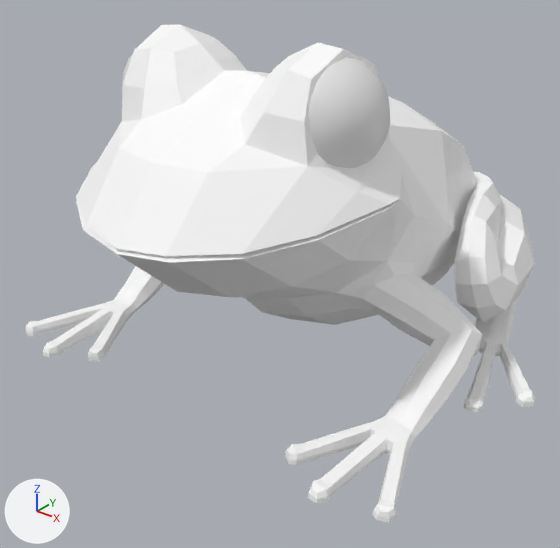
Two versions of the glTF model art/models/froggy/froggy.glb, one commit apart.
Both versions are drawn from a 50 mm lens placed at (0.759, -1.041, 0.724), pointed at (-0.009, -0.082, 0.13). Arrows for +X, +Y and +Z are at lower left; the lights stay in place. The picture after the commit comes second.

The first picture shows 'frogy_mesh', 'l_froggy_eye_mesh' and 1 more.
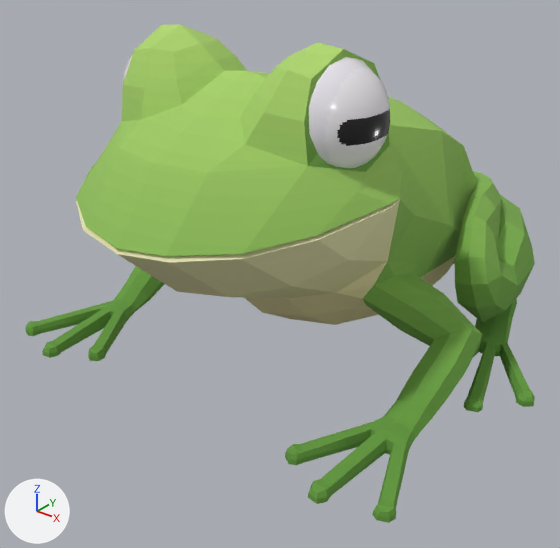
Where the change shows, as pixel boxes [x1, y1, x2, y2] in the pictures (560 x 548 px):
'frogy_mesh', recoloured (white to green): [25, 24, 535, 523] in both
'l_froggy_eye_mesh', recoloured (white to grey): [309, 57, 390, 168] in both

The edits, one by one:
Picture 'eye_tex' (img_eye_tex) is new.
Picture 'frogy_tex' (img_frogy_tex) is new.
Material 'eye_mat' (mat_eye_mat) is new.
Its texture is img_eye_tex.
Its roughness is 0.2.
Material 'froggy_mat' (mat_froggy_mat) is new.
Uses the picture img_frogy_tex.
me_cube_001 has 1117 vertices, 2232 faces and spans x -0.437..0.437, y -0.441..0.47, z -0.001..0.55.
me_cube_001 no longer uses material mat_defaultmaterial.
me_cube_001 gains material mat_froggy_mat.
me_sphere_002 has 114 vertices, 224 faces and spans x 0.053..0.233, y -0.261..-0.081, z 0.361..0.542.
me_sphere_002 gains material mat_eye_mat (picture img_eye_tex).
